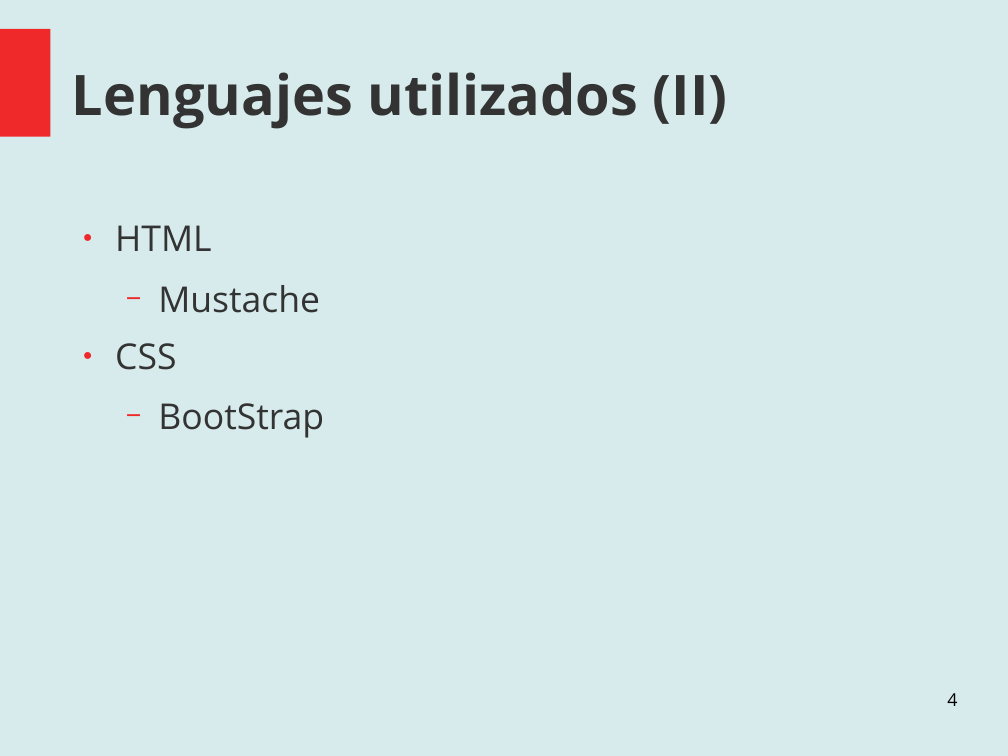
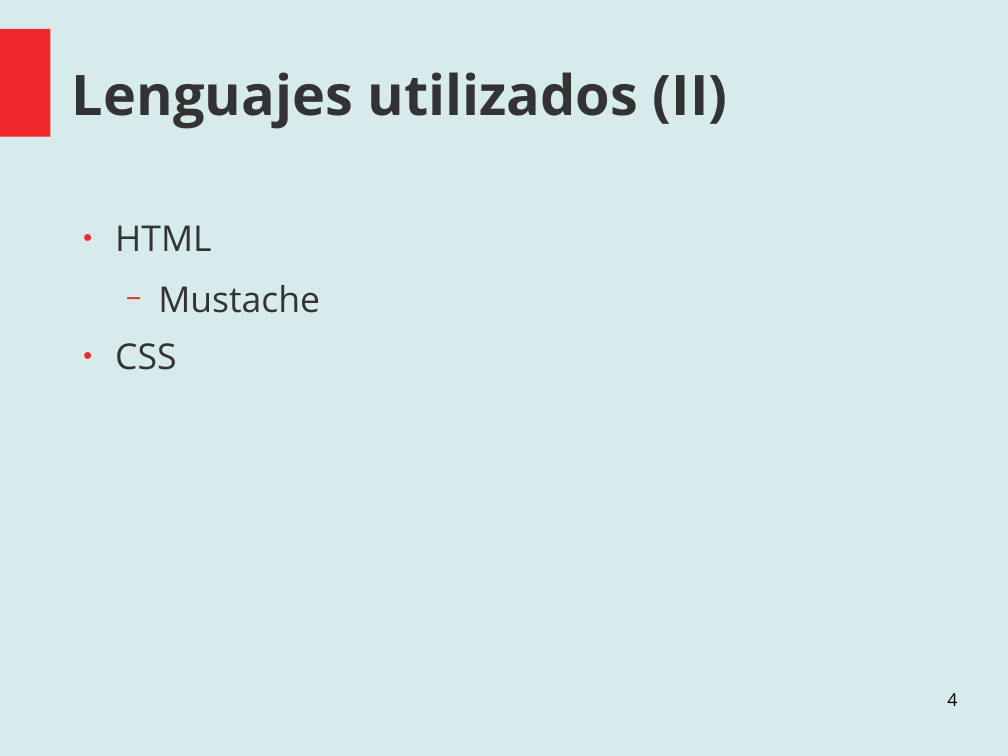
Before and after one commit to santiago-m/ProyectoAnalisisYDise-o, a slide deck: slide 4 of Documentation/Muestra de Avances.odp. Drawn at 1008x756 pixels with LibreOffice and Linux fonts; fonts in the diff are those of the drawing. Boxes give left, top, right and bottom in pixels: in the first picture for what was removed or moved away, otherwise in the second. Text is boxed around its words. In the diff, an @@ line names an element or a change of style, - is before the commit and + after.

```diff
--- a/Documentation/Muestra de Avances.odp
+++ b/Documentation/Muestra de Avances.odp
@@ text at bbox=[158, 403, 324, 438]: paragraph removed @@
-  − BootStrap
```
Also in this commit, not shown: 4 other slides changed.
